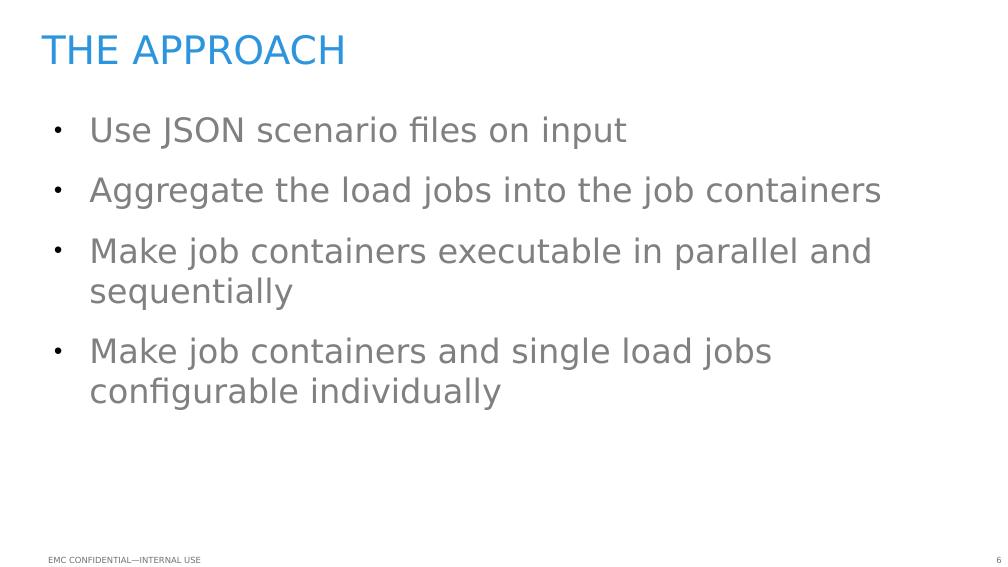
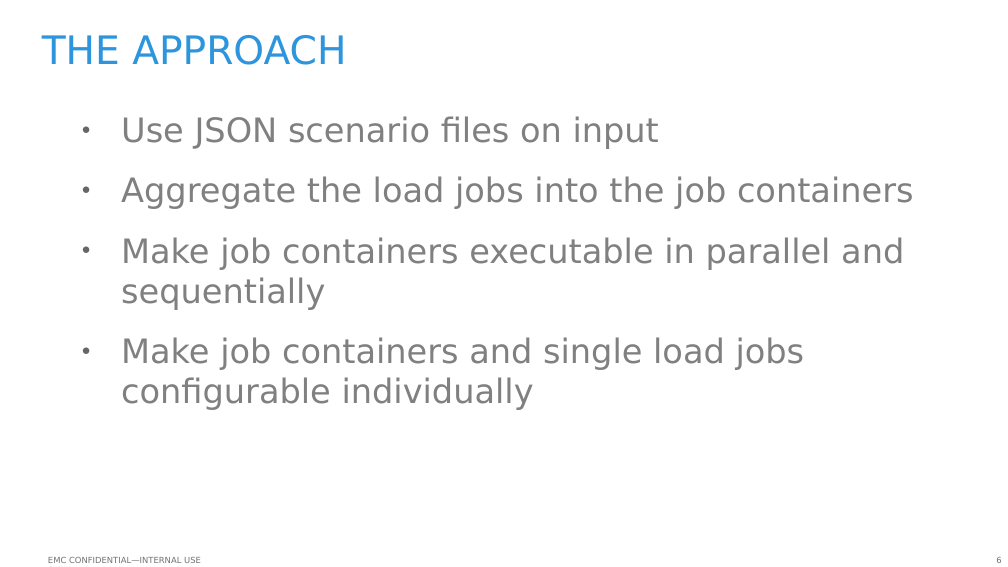
Before and after one commit to emc-mongoose/mongoose, a slide deck: slide 6 of doc/emcmongoosev2.odp. Drawn at 1008x567 pixels with LibreOffice and Linux fonts; fonts in the diff are those of the drawing; background and template pictures are left out. Boxes give left, top, right and bottom in pixels: in the first picture for what was removed or moved away, otherwise in the second. Text is boxed around its words. In the diff, an @@ line names an element or a change of style, - is before the commit and + after.

```diff
--- a/doc/emcmongoosev2.odp
+++ b/doc/emcmongoosev2.odp
@@ text "Use JSON scenario files on ..." at <box>121,116,914,410</box>: indent changed; bullet colour #000000 to #666666 @@
```
Also in this commit, not shown: 11 other slides changed, 1 slide added, 1 slide removed, 1 other file.
